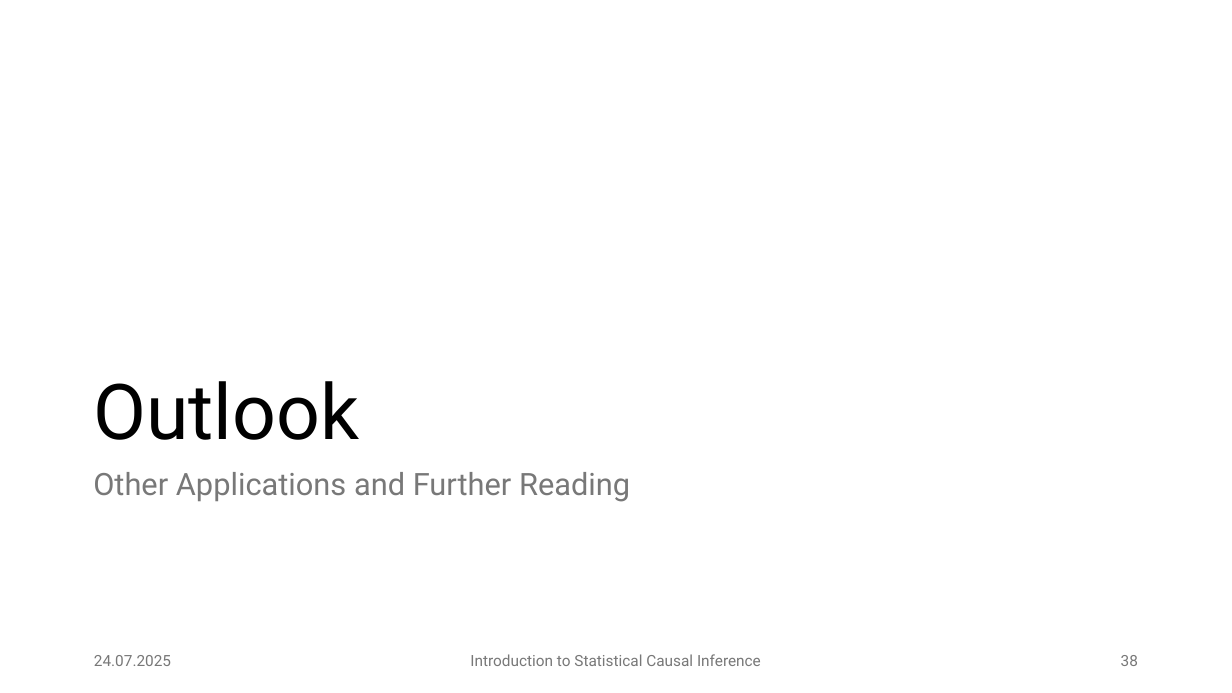
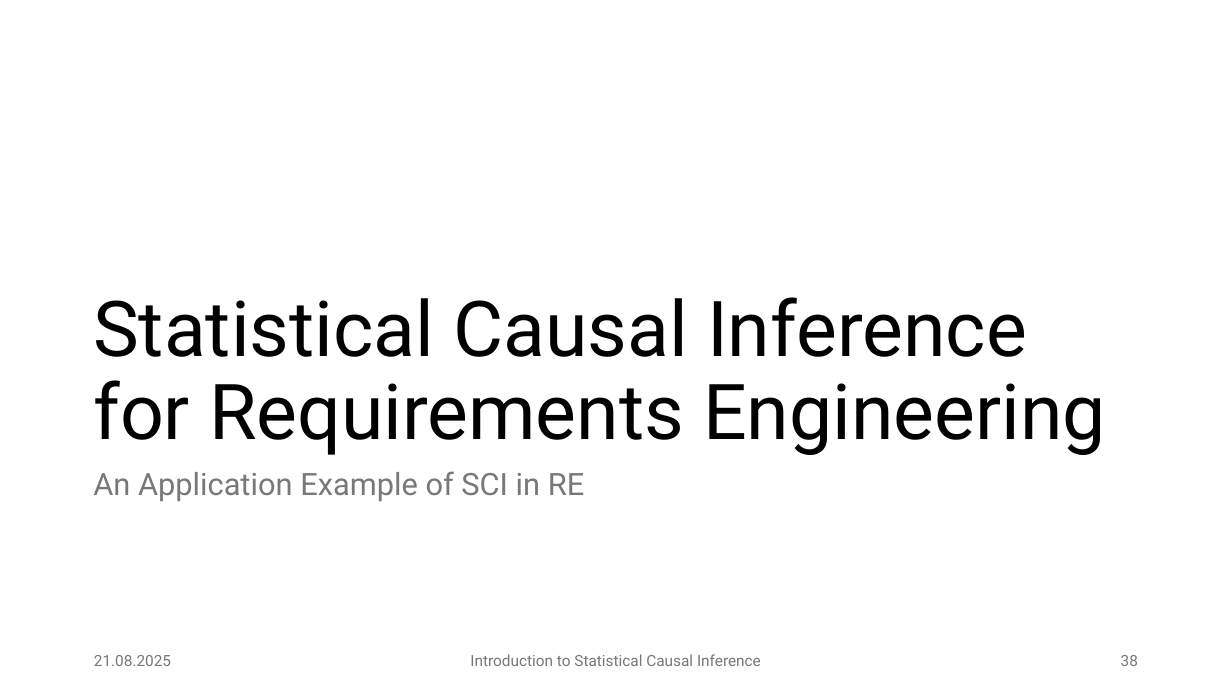
Before and after one commit to JulianFrattini/bda4sci, a slide deck: slide 38 of version2/slides/intro-sci.pptx. Drawn at 1232x693 pixels with LibreOffice and Linux fonts; fonts in the diff are those of the drawing. Boxes give left, top, right and bottom in pixels: in the first picture for what was removed or moved away, otherwise in the second. Text is boxed around its words. In the diff, an @@ line names an element or a change of style, - is before the commit and + after.

```diff
--- a/version2/slides/intro-sci.pptx
+++ b/version2/slides/intro-sci.pptx
@@ title at [93,297,1106,455]: text changed @@
-Outlook
+Statistical Causal Inference for Requirements Engineering
@@ text at [93,471,584,501]: text changed @@
-Other Applications and Further Reading
+An Application Example of SCI in RE
@@ text at [94,655,171,666]: text changed @@
-24.07.2025
+21.08.2025
```
Also in this commit, not shown: 42 other slides changed, 6 slides added, 3 slides removed, 3 other files.
